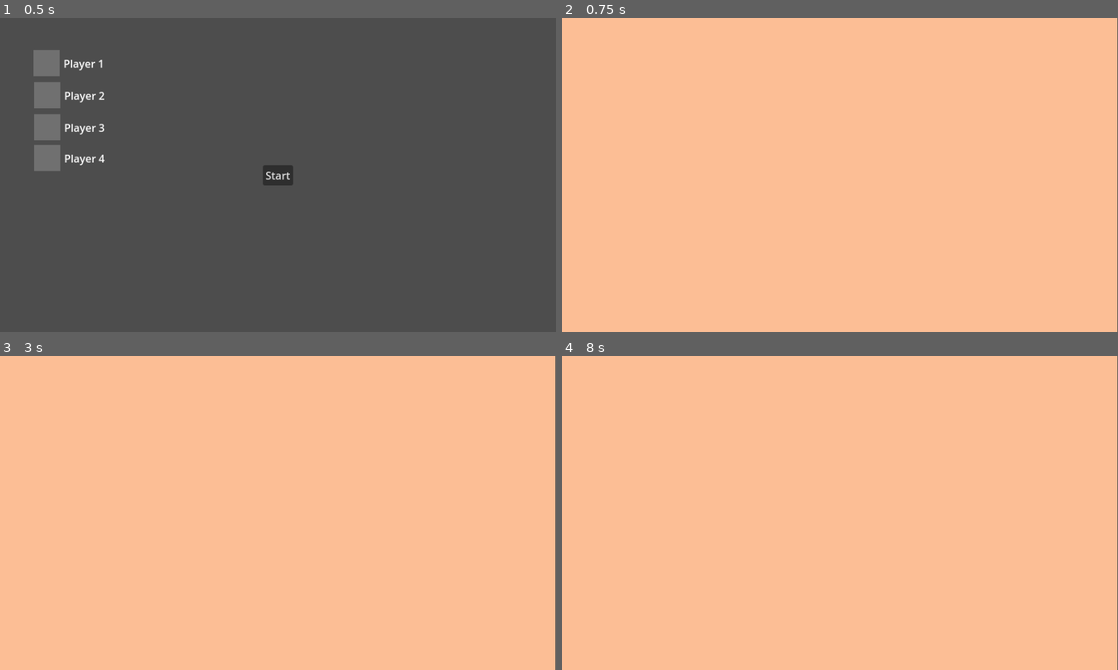
Above: before the commit, frames 1-4 (two rows, left to right).
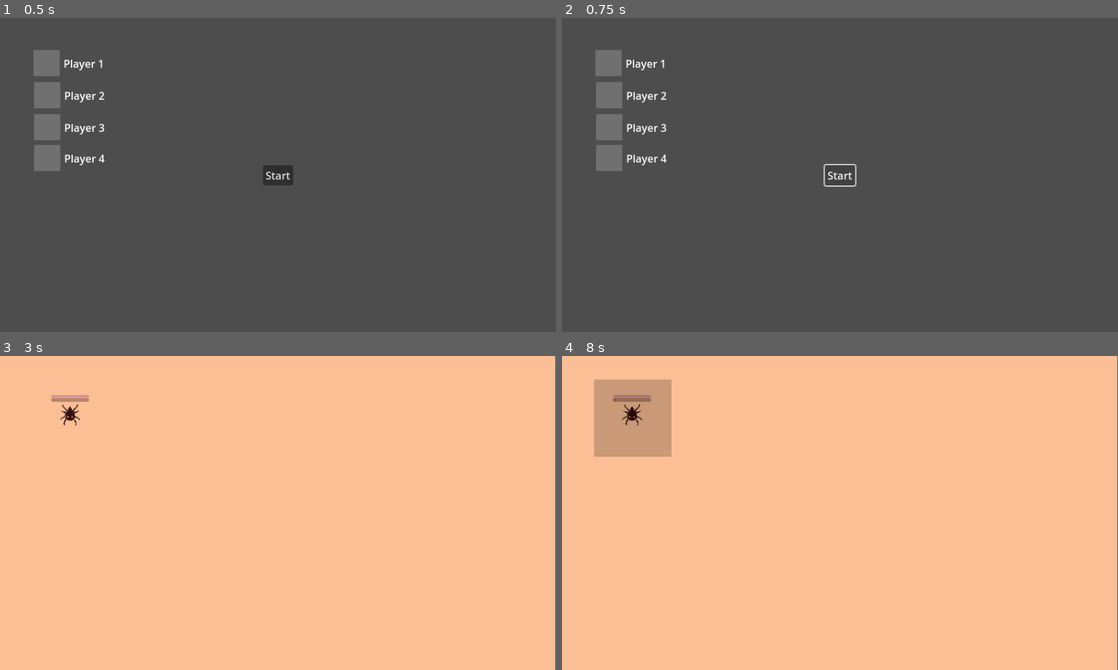
Above: after the commit, the same moments.

Repository: Topech/tick-souls
Game: Godot game, scene res://main.tscn
Two runs of this game, one before a commit and one after it. Both use one fixed random seed, a clock stepped at 60 frames per second and the inputs below. This scene is started directly instead of the project's main scene.
Inputs (mouse positions are in pixels of both pictures, inside the frame that each line leads up to):
- Up to frame 1 (0.5 s): no input
- Up to frame 2 (0.75 s): click "Start" at 0.5 s
- Up to frame 3 (3 s): click (278, 513) at 1.25 s, where only the run after the commit has a clickable "Start"; click (278, 513) at 2 s, where only the run after the commit has a clickable "Start"; tap Enter at 2.75 s
- Up to frame 4 (8 s): tap Space at 3.5, 5, 6.5 s; tap Enter at 4.25, 5.75 s

Frame 1 is identical in both runs. In frame 2, 100% of the frame differs, in the area x 0-100%, y 0-100%; in frame 3, 0.2%; in frame 4, 3.4%.
Error before the commit: Invalid access of index '-1.0' on a base object of type: 'Array[Player]'. (res://root_scenes/round/round.gd:23)

Commit message:
fix(main-menu): only start if 1 or more players

Diff:
--- a/root_scenes/main_menu/main_menu.gd
+++ b/root_scenes/main_menu/main_menu.gd
@@ -2,5 +2,7 @@
 
 signal start_game
 
+
 func _on_button_pressed() -> void:
-	start_game.emit()
+	if len(PlayerInputDevices.get_all_players()) > 0:
+		start_game.emit()
